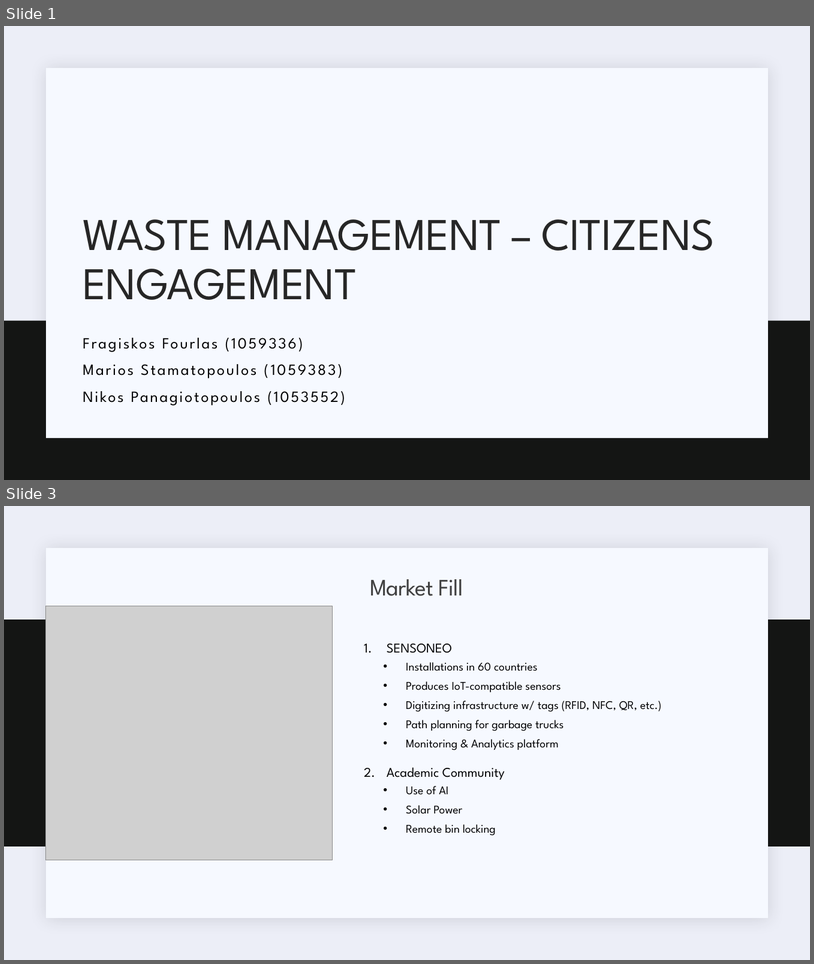
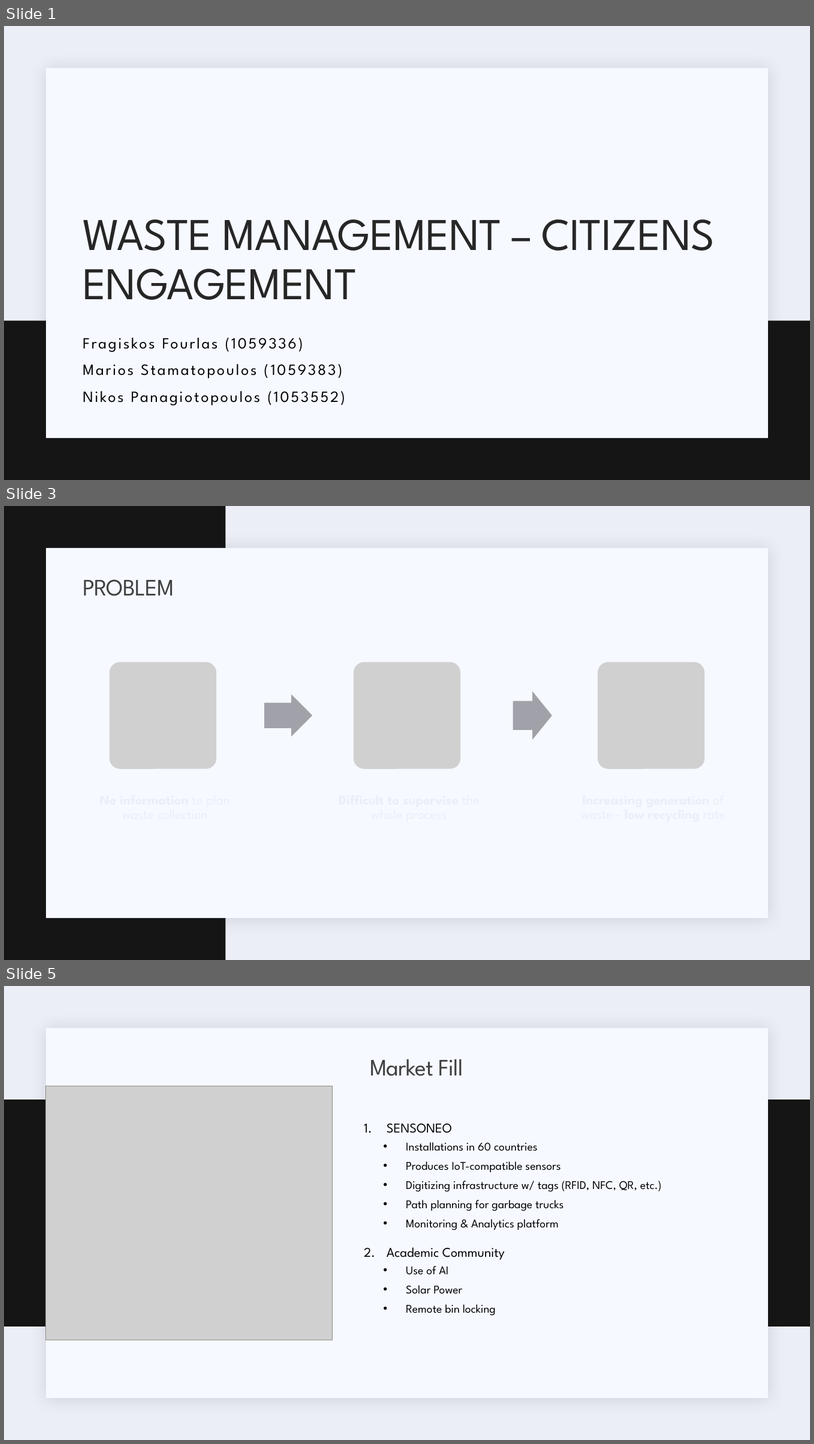
Before and after one commit to marios-stam/Project_IOT, a slide deck: Powerpoints/First Presentation/Waste-management-Final.pptx. Shown one above the other, each under a label of ours: slides 1 and 3 before the commit, slides 1, 3 and 5 after it; the slides between them are not shown. The pictures are 814x964 and 814x1444 pixels, drawn with LibreOffice and Linux fonts; fonts in the diff are those of the drawing; grey boxes stand for pictures. Boxes give left, top, right and bottom in pixels: in the first picture for what was removed or moved away, otherwise in the second. Text is boxed around its words. In the diff, an @@ line names an element or a change of style, - is before the commit and + after.

```diff
--- a/Powerpoints/First Presentation/Waste-management-Final.pptx
+++ b/Powerpoints/First Presentation/Waste-management-Final.pptx
@@ slide 3 added at (4,506,810,960), background #ECEEF7; not listed: 1 template element that a slide beside it also shows @@
@@ rectangle added at (4,506,225,960), fill #141514 @@
@@ title added at (83,579,174,596), 28 pt, text #404040 @@
+PROBLEM
@@ group added at (109,662,705,769): 3 pictures, 2 right arrows @@
@@ what was slide 3 is now slide 5 @@
```
Also in this commit, not shown: 1 slide changed, 1 other slide added.
